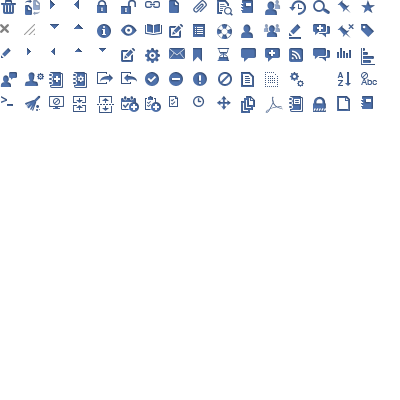
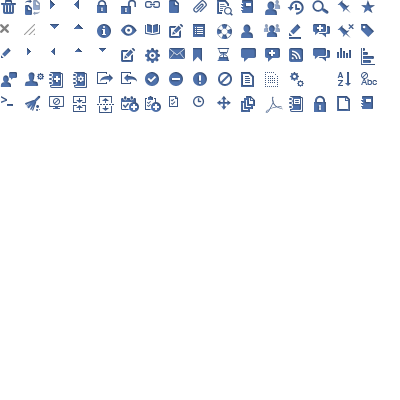
Layer changes from the first (400, 400) image to the second:
added layer "seach" (1st of 2, in "member ship") in group "member ship" over [312, 0, 329, 14]
hid "seach" (2nd of 2, in "member ship") over [313, 0, 330, 14]
added layer "restore copy 2" in group "member ship" over [287, 0, 304, 15]
hid "restore" over [289, 0, 306, 15]
renamed "wiki" to "wiki copy 2", painted on it over [146, 24, 162, 35]
added layer "lock copy 7" above "permission copy 6" over [314, 95, 326, 112]
hid "permission copy 6" over [313, 96, 326, 112]
renamed "Shape 122 copy 2" to "from template copy 2", painted on it over [241, 104, 255, 113]
